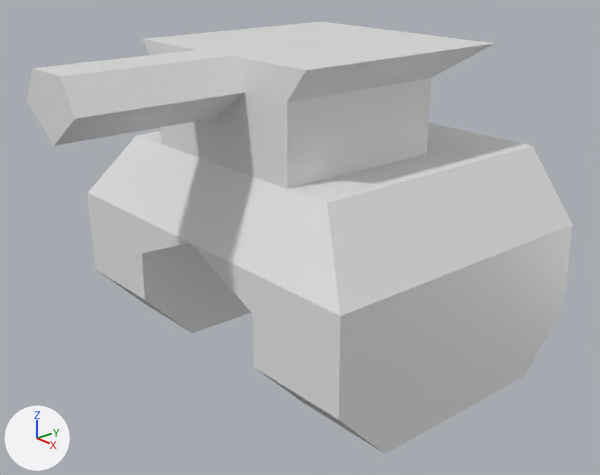
An edit to the Blender file assets/small_enemy.blend, drawn before and after from the same camera.
One viewpoint serves both versions: a camera (50 mm lens) standing at (6.09, -5.46, 3.95) and looking at (0.26, -0.45, 1.05). The axes (+X, +Y, +Z) are drawn at lower left. The lights are the same throughout.
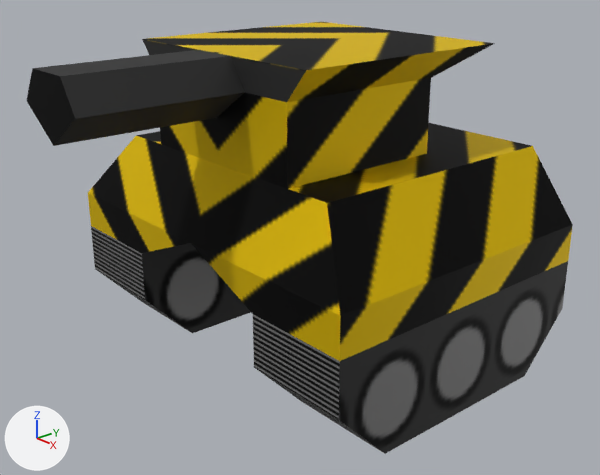
Where the change shows, as pixel boxes [x1, y1, x2, y2] in the pictures (600 x 475 px):
```json
{"object": "Cube", "change": "surface changed", "before": [27, 22, 573, 454], "after": [27, 22, 573, 454]}
```

The change, as JSON lines over the scene's bpy script:
```json
{"op": "add", "block": "img_tank_png", "code": ["img_tank_png = load_image('tank.png', 'tank.png', 256, 256, 'sRGB')"]}
{"op": "remove", "block": "mat_material", "code": "mat_material.base_color = (0.8, 0.8, 0.8)  # white #e7e7e7"}
{"op": "add", "block": "mat_material", "code": "mat_material.texture = img_tank_png"}
{"op": "set", "path": "mat_material.metallic", "old": "0.0", "new": "0.749"}
{"op": "set", "path": "mat_material.roughness", "old": "0.4", "new": "0.666"}
{"block": "me_cube", "where": "me_cube.from_pydata(...)  # 39 vertices, 34 faces; spans x -2.01..0.0, y -2.78..1.56, z -0.29..2.89"}
{"block": "me_cube", "where": "# used by ob_cube; location = (0.0, 0.0, 0.0)"}
{"block": "me_cube", "change": "me_cube part 1: texture (UV) coordinates of 34 of 34 faces, centred in x -2.01..0.0, y -2.78..1.56, z -0.29..2.89, changed; they spanned u 0.12..0.88, v 0.0..1.0 and now span u 0.0..1.0, v 0.0..0.99"}
```
